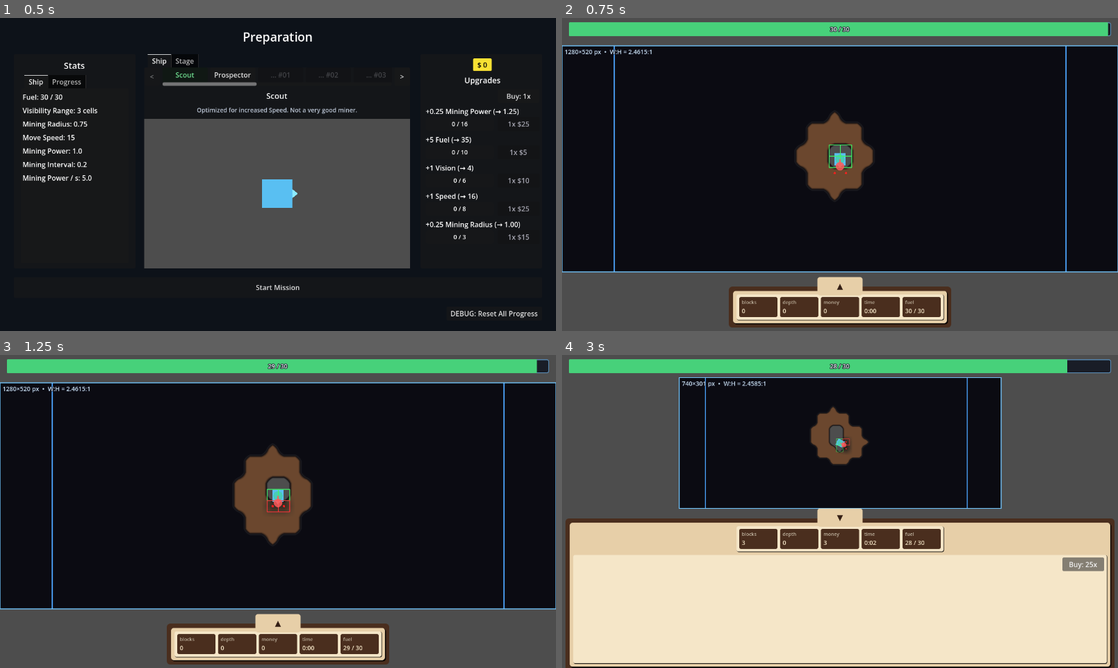
Above: before the commit, frames 1-4 (two rows, left to right).
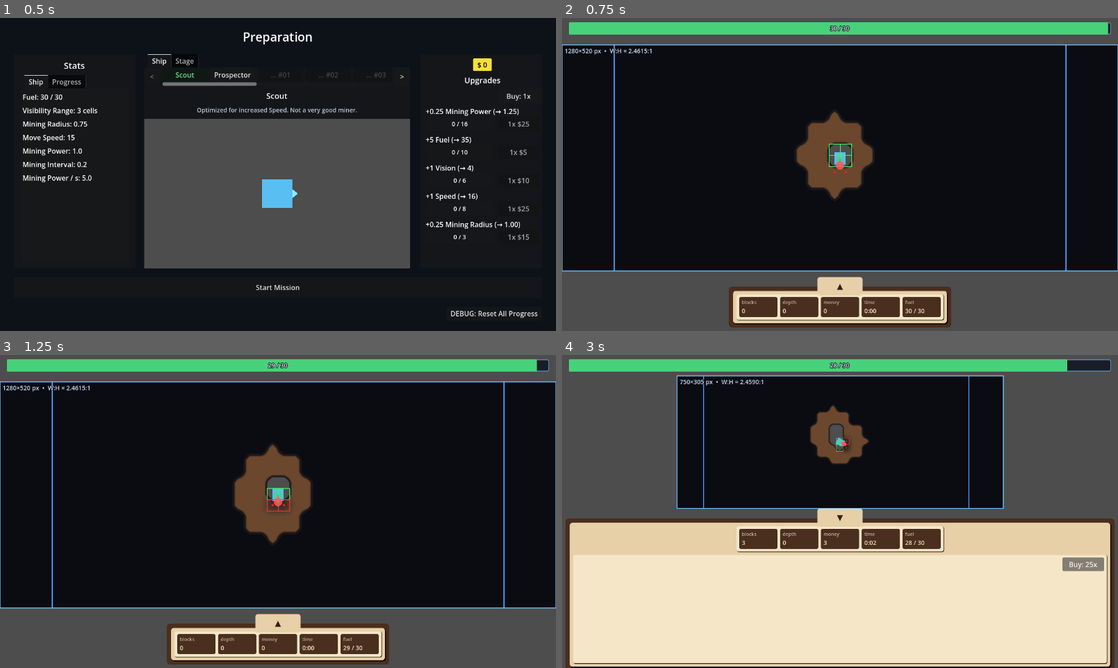
Above: after the commit, the same moments.

Repository: caboyd/blast_game
Game: Godot game, scene res://scenes/prep/Prep.tscn
The game is run twice, just before and just after one commit, with the same random seed, the same clock (stepped at 60 frames per second) and the same inputs.
Inputs:
- Up to frame 1 (0.5 s): no input
- Up to frame 2 (0.75 s): click "Start Mission" at 0.5 s
- Up to frame 3 (1.25 s): no input
- Up to frame 4 (3 s): click "▲" at 1.25 s; click "Buy: 1x" at 2 s; click "Buy: 5x" at 2.75 s

Frame 1 is identical in both runs. In frame 2, 2.2% of the frame differs, in the area x 0-100%, y 2-82%; in frame 3, 2.2%; in frame 4, 2.4%, in the area x 1-99%, y 2-50%.

Commit message:
Refactor ship data and UI components for enhanced gameplay experience
- Updated Prospector and Scout ship resources to improve upgrade effects and organization.
- Refined MiningFuelBar UI for better visual representation and functionality.
- Implemented a new method for normalizing effect stats in ShipUpgradeEffect for improved data handling.
- Adjusted various scripts to ensure consistency and type safety across ship upgrades and effects.

Diff:
--- a/data/ships/prospector.tres
+++ b/data/ships/prospector.tres
@@ -7,7 +7,7 @@
 
 [sub_resource type="Resource" id="eff_dm"]
 script = ExtResource("2_fx")
-stat = &"money_double_chance"
+stat = "money_double_chance"
 value = 1.0
 
 [sub_resource type="Resource" id="up_dm"]
@@ -16,20 +16,22 @@
 shop_display_name = "% to 2x Block $"
 base_cost = 25
 max_level = 25
-effects = [SubResource("eff_dm")]
+effects = Array[ExtResource("2_fx")]([SubResource("eff_dm")])
 
 [sub_resource type="Resource" id="Resource_sl3d2"]
 script = ExtResource("2_fx")
-stat = &"mine_damage_per_tick"
-value = 0.5
+stat = "move_speed_px_s"
+value = 1.0
 metadata/_custom_type_script = "uid://drjo0qypkcvo3"
 
 [sub_resource type="Resource" id="Resource_hm3k6"]
 script = ExtResource("3_ud")
-id = &"prospector_mining_power"
-shop_display_name = "Mining Power"
-base_cost = 35
-max_level = 15
+id = &"prospector_speed"
+shop_display_name = "Speed"
+base_cost = 25
+cost_operation = "add"
+cost_value = 5.0
+max_level = 12
 effects = Array[ExtResource("2_fx")]([SubResource("Resource_sl3d2")])
 metadata/_custom_type_script = "uid://do1co1gh3fvgm"
 
@@ -43,4 +45,4 @@
 fuel_drain_per_second = 2.0
 ship_scene = ExtResource("4_sc")
 unlock_after_ship_all_upgrades_maxed = &"scout"
-upgrades = [SubResource("up_dm")]
+upgrades = Array[ExtResource("3_ud")]([SubResource("up_dm"), SubResource("Resource_hm3k6")])
--- a/data/ships/scout.tres
+++ b/data/ships/scout.tres
@@ -7,7 +7,6 @@
 
 [sub_resource type="Resource" id="eff_mp"]
 script = ExtResource("2_1aha8")
-stat = &"mine_damage_per_tick"
 value = 0.25
 
 [sub_resource type="Resource" id="up_mp"]
@@ -17,11 +16,11 @@
 base_cost = 25
 cost_value = 1.0
 max_level = 16
-effects = [SubResource("eff_mp")]
+effects = Array[ExtResource("2_1aha8")]([SubResource("eff_mp")])
 
 [sub_resource type="Resource" id="eff_ft"]
 script = ExtResource("2_1aha8")
-stat = &"fuel_max"
+stat = "fuel_max"
 value = 5.0
 
 [sub_resource type="Resource" id="up_ft"]
@@ -31,11 +30,11 @@
 base_cost = 5
 cost_value = 1.2
 max_level = 10
-effects = [SubResource("eff_ft")]
+effects = Array[ExtResource("2_1aha8")]([SubResource("eff_ft")])
 
 [sub_resource type="Resource" id="eff_vis"]
 script = ExtResource("2_1aha8")
-stat = &"vision_radius_cells"
+stat = "vision_radius_cells"
 value = 0.5
 
 [sub_resource type="Resource" id="up_vis"]
@@ -43,24 +42,24 @@
 id = &"visibility_range"
 shop_display_name = "Vision"
 max_level = 6
-effects = [SubResource("eff_vis")]
+effects = Array[ExtResource("2_1aha8")]([SubResource("eff_vis")])
 
 [sub_resource type="Resource" id="eff_sp"]
 script = ExtResource("2_1aha8")
-stat = &"move_speed_px_s"
+stat = "move_speed_px_s"
 value = 1.0
 
 [sub_resource type="Resource" id="up_sp"]
 script = ExtResource("3_jr27e")
-id = &"ship_speed"
+id = &"scout_speed"
 shop_display_name = "Speed"
 base_cost = 25
 max_level = 8
-effects = [SubResource("eff_sp")]
+effects = Array[ExtResource("2_1aha8")]([SubResource("eff_sp")])
 
 [sub_resource type="Resource" id="eff_dr"]
 script = ExtResource("2_1aha8")
-stat = &"drill_range_bonus_game_px"
+stat = "drill_range_bonus_game_px"
 value = 1.0
 
 [sub_resource type="Resource" id="up_dr"]
@@ -70,7 +69,7 @@
 base_cost = 15
 cost_value = 1.5
 max_level = 3
-effects = [SubResource("eff_dr")]
+effects = Array[ExtResource("2_1aha8")]([SubResource("eff_dr")])
 
 [resource]
 script = ExtResource("1_ec25b")
@@ -79,4 +78,4 @@
 description = "Optimized for increased Speed. Not a very good miner."
 move_speed_px_s = 15.0
 ship_scene = ExtResource("4_scene")
-upgrades = [SubResource("up_mp"), SubResource("up_ft"), SubResource("up_vis"), SubResource("up_sp"), SubResource("up_dr")]
+upgrades = Array[ExtResource("3_jr27e")]([SubResource("up_mp"), SubResource("up_ft"), SubResource("up_vis"), SubResource("up_sp"), SubResource("up_dr")])
--- a/scenes/ui/MiningFuelBar.tscn
+++ b/scenes/ui/MiningFuelBar.tscn
@@ -1,6 +1,9 @@
 [gd_scene load_steps=6 format=3 uid="uid://miningfuelbar01"]
 
 [ext_resource type="Script" path="res://scripts/ui/MiningFuelBar.gd" id="1"]
+
+[sub_resource type="StyleBoxFlat" id="TransparentBarBg"]
+bg_color = Color(1, 1, 1, 0)
 
 [sub_resource type="StyleBoxFlat" id="StyleBarBg"]
 bg_color = Color(0.08, 0.1, 0.14, 0.92)
@@ -21,18 +24,6 @@
 corner_radius_bottom_right = 2
 corner_radius_bottom_left = 2
 
-[sub_resource type="StyleBoxFlat" id="StyleOverflowBg"]
-bg_color = Color(0.09, 0.08, 0.06, 0.9)
-border_width_left = 2
-border_width_top = 2
-border_width_right = 2
-border_width_bottom = 2
-border_color = Color(0.55, 0.45, 0.22, 0.92)
-corner_radius_top_left = 4
-corner_radius_top_right = 4
-corner_radius_bottom_right = 4
-corner_radius_bottom_left = 4
-
 [sub_resource type="StyleBoxFlat" id="StyleOverflowFill"]
 bg_color = Color(0.93, 0.72, 0.28, 1)
 corner_radius_top_left = 2
@@ -44,7 +35,7 @@
 layout_mode = 1
 anchors_preset = 10
 anchor_right = 1.0
-offset_bottom = 52.0
+offset_bottom = 48.0
 grow_horizontal = 2
 grow_vertical = 0
 mouse_filter = 2
@@ -67,31 +58,53 @@
 layout_mode = 2
 size_flags_horizontal = 3
 
-[node name="BarsVBox" type="VBoxContainer" parent="MarginContainer/BarStack"]
+[node name="BarTrack" type="Control" parent="MarginContainer/BarStack"]
 layout_mode = 1
 anchors_preset = 15
 anchor_right = 1.0
 anchor_bottom = 1.0
 grow_horizontal = 2
 grow_vertical = 2
-theme_override_constants/separation = 4
 
-[node name="OverflowProgressBar" type="ProgressBar" parent="MarginContainer/BarStack/BarsVBox"]
-custom_minimum_size = Vector2(0, 11)
-layout_mode = 2
-size_flags_horizontal = 3
-theme_override_styles/background = SubResource("StyleOverflowBg")
-theme_override_styles/fill = SubResource("StyleOverflowFill")
+[node name="TrackBg" type="Panel" parent="MarginContainer/BarStack/BarTrack"]
+layout_mode = 1
+anchors_preset = 15
+anchor_right = 1.0
+anchor_bottom = 1.0
+grow_horizontal = 2
+grow_vertical = 2
+mouse_filter = 2
+theme_override_styles/panel = SubResource("StyleBarBg")
+
+[node name="GreenBar" type="ProgressBar" parent="MarginContainer/BarStack/BarTrack"]
+layout_mode = 1
+anchors_preset = 15
+anchor_right = 1.0
+anchor_bottom = 1.0
+grow_horizontal = 2
+grow_vertical = 2
+mouse_filter = 2
+theme_override_styles/background = SubResource("TransparentBarBg")
+theme_override_styles/fill = SubResource("StyleBarFill")
 max_value = 100.0
 show_percentage = false
 
-[node name="ProgressBar" type="ProgressBar" parent="MarginContainer/BarStack/BarsVBox"]
-custom_minimum_size = Vector2(0, 17)
-layout_mode = 2
-size_flags_horizontal = 3
-size_flags_vertical = 3
-theme_override_styles/background = SubResource("StyleBarBg")
-theme_override_styles/fill = SubResource("StyleBarFill")
+[node name="YellowBar" type="ProgressBar" parent="MarginContainer/BarStack/BarTrack"]
+layout_mode = 1
+anchors_preset = 0
+anchor_left = 0.0
+anchor_top = 0.0
+anchor_right = 0.5
+anchor_bottom = 1.0
+offset_left = 0.0
+offset_top = 0.0
+offset_right = 0.0
+offset_bottom = 0.0
+grow_horizontal = 2
+grow_vertical = 2
+mouse_filter = 2
+theme_override_styles/background = SubResource("TransparentBarBg")
+theme_override_styles/fill = SubResource("StyleOverflowFill")
 max_value = 100.0
 show_percentage = false
 
--- a/scripts/data/ShipUpgradeEffect.gd
+++ b/scripts/data/ShipUpgradeEffect.gd
@@ -1,8 +1,28 @@
 class_name ShipUpgradeEffect
 extends Resource
 
-## Gameplay stat this effect modifies (e.g. &"mine_damage_per_tick", &"fuel_max").
-@export var stat: StringName = &""
+## Gameplay stat this effect modifies — must exist in ShipData.get_base_float_for_stat.
+## Plain names only: Godot's "Label:value" enum form can save the whole token as the string and break matching.
+@export_enum(
+	"mine_damage_per_tick",
+	"vision_radius_cells",
+	"move_speed_px_s",
+	"fuel_max",
+	"drill_range_bonus_game_px",
+	"money_double_chance"
+)
+var stat: String = "mine_damage_per_tick"
+
+
+## Maps saved effect `stat` to the id used at runtime (handles legacy bad saves with "Label:stat_id").
+static func normalize_effect_stat_id(raw: Variant) -> StringName:
+	var s: String = str(raw).strip_edges()
+	if s.is_empty():
+		return &""
+	var c: int = s.rfind(":")
+	if c >= 0 and c < s.length() - 1:
+		s = s.substr(c + 1).strip_edges()
+	return StringName(s)
 @export_enum("add", "multiply") var operation: String = "add"
 @export var value: float = 0.0
 @export var clamp_min: float = -1e20
--- a/scripts/prep/Prep.gd
+++ b/scripts/prep/Prep.gd
@@ -463,7 +463,7 @@
 		for eff in effs_snap:
 			if eff == null:
 				continue
-			var st_snap: StringName = eff.get("stat") as StringName
+			var st_snap: StringName = ShipUpgradeEffect.normalize_effect_stat_id(eff.get("stat"))
 			var contrib: float
 			if st_snap == &"drill_range_bonus_game_px":
 				contrib = _shop_drill_radius_display_total(upgrade_id, cap_lv)
--- a/scripts/systems/ShipDataRegistry.gd
+++ b/scripts/systems/ShipDataRegistry.gd
@@ -7,6 +7,7 @@
 
 const _SHIP_DATA_SCRIPT = preload("res://scripts/data/ShipData.gd")
 const _SHIP_UPGRADE_MATH = preload("res://scripts/data/ShipUpgradeMath.gd")
+const _ShipUpgradeEffectScript = preload("res://scripts/data/ShipUpgradeEffect.gd")
 
 const _SHIPS_DIR := "res://data/ships/"
 
@@ -184,7 +185,7 @@
 				continue
 			var effs: Array = ud.get("effects") as Array
 			for eff in effs:
-				if eff != null and eff.get("stat") == stat:
+				if eff != null and _ShipUpgradeEffectScript.normalize_effect_stat_id(eff.get("stat")) == stat:
 					v = _SHIP_UPGRADE_MATH.apply_effect(v, lvl, eff)
 	return v
 
@@ -218,7 +219,7 @@
 				continue
 			var effs: Array = ud.get("effects") as Array
 			for eff in effs:
-				if eff != null and eff.get("stat") == stat:
+				if eff != null and _ShipUpgradeEffectScript.normalize_effect_stat_id(eff.get("stat")) == stat:
 					v = _SHIP_UPGRADE_MATH.apply_effect(v, lvl, eff)
 	return v
 
@@ -238,7 +239,7 @@
 	for eff in effs:
 		if eff == null:
 			continue
-		var st: StringName = eff.get("stat") as StringName
+		var st: StringName = _ShipUpgradeEffectScript.normalize_effect_stat_id(eff.get("stat"))
 		var before: float = preview_effective_stat(st, upgrade_id, cur)
 		var after: float = preview_effective_stat(st, upgrade_id, target)
 		out.append(
--- a/scripts/ui/MiningFuelBar.gd
+++ b/scripts/ui/MiningFuelBar.gd
@@ -1,7 +1,7 @@
 extends Control
 
-@onready var _overflow_bar: ProgressBar = $MarginContainer/BarStack/BarsVBox/OverflowProgressBar
-@onready var _bar: ProgressBar = $MarginContainer/BarStack/BarsVBox/ProgressBar
+@onready var _bar: ProgressBar = $MarginContainer/BarStack/BarTrack/GreenBar
+@onready var _overflow_bar: ProgressBar = $MarginContainer/BarStack/BarTrack/YellowBar
 @onready var _label: Label = $MarginContainer/BarStack/ValueLabel
 
 
@@ -20,9 +20,9 @@
 	_bar.max_value = fm
 	_bar.value = clampf(cur, 0.0, fm)
 
+
 	_overflow_bar.max_value = maxf(ov_budget, 0.001)
 	_overflow_bar.value = clampf(overflow_amt, 0.0, ov_budget)
-	_overflow_bar.visible = overflow_amt > 0.001
 
 	if _label:
 		_label.text = "%.0f / %.0f" % [cur, fm]
